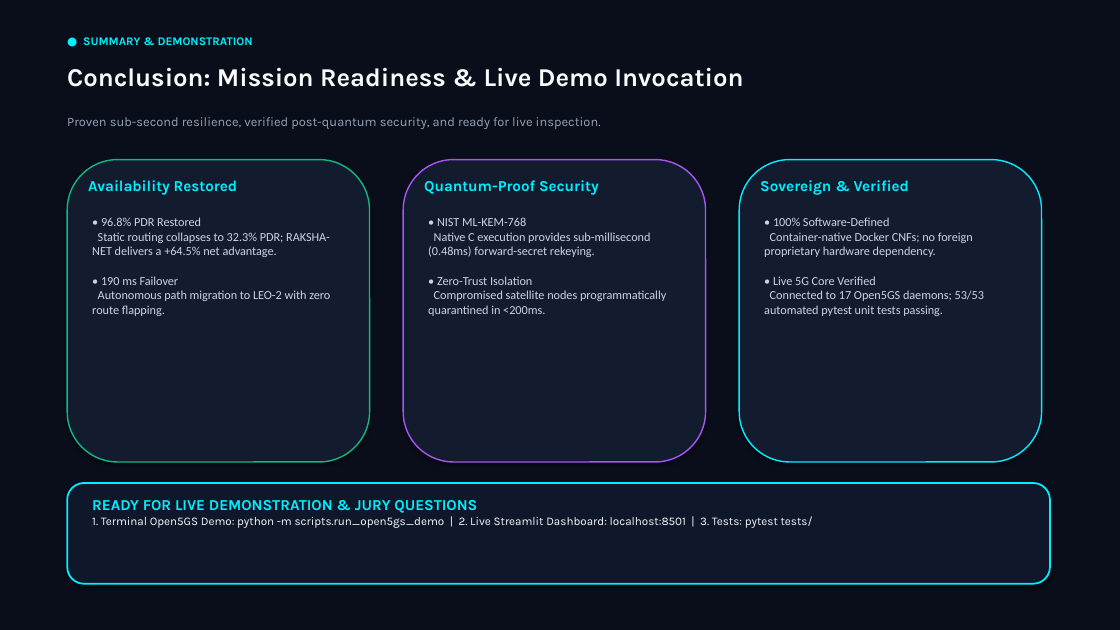
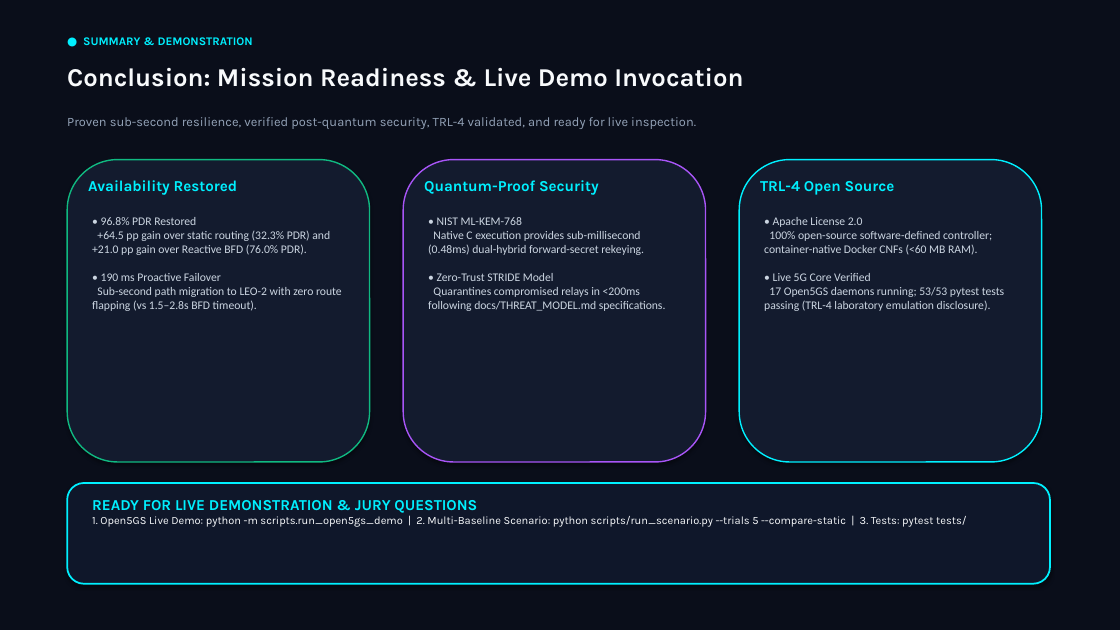
Before and after one commit to Rahul109871234/raksha-net, a slide deck: slide 12 of results/raksha_net_defense_presentation.pptx. Drawn at 1120x630 pixels with LibreOffice and Linux fonts; fonts in the diff are those of the drawing. Boxes give left, top, right and bottom in pixels: in the first picture for what was removed or moved away, otherwise in the second. Text is boxed around its words. In the diff, an @@ line names an element or a change of style, - is before the commit and + after.

Commit message:
docs(presentation): align slides and playbook with TRL-4 emulation, reactive BFD baseline, Apache 2.0, and threat model

```diff
--- a/results/raksha_net_defense_presentation.pptx
+++ b/results/raksha_net_defense_presentation.pptx
@@ text at (67,117,696,129): text changed @@
-Proven sub-second resilience, verified post-quantum security, and ready for live inspection.
+Proven sub-second resilience, verified post-quantum security, TRL-4 validated, and ready for live inspection.
@@ text at (760,181,895,195): text changed @@
-Sovereign & Verified
+TRL-4 Open Source
@@ text at (92,217,342,311): text changed; size 10.5 to 10 pt @@
-• 96.8% PDR Restored
-Static routing collapses to 32.3% PDR; RAKSHA-NET delivers a +64.5% net advantage.
-• 190 ms Failover
-Autonomous path migration to LEO-2 with zero route flapping.
+• 96.8% PDR Restored
++64.5 pp gain over static routing (32.3% PDR) and +21.0 pp gain over Reactive BFD (76.0% PDR).
+• 190 ms Proactive Failover
+Sub-second path migration to LEO-2 with zero route flapping (vs 1.5–2.8s BFD timeout).
@@ text at (428,217,666,311): text changed; size 10.5 to 10 pt @@
-• NIST ML-KEM-768
-Native C execution provides sub-millisecond (0.48ms) forward-secret rekeying.
-• Zero-Trust Isolation
-Compromised satellite nodes programmatically quarantined in <200ms.
+• NIST ML-KEM-768
+Native C execution provides sub-millisecond (0.48ms) dual-hybrid forward-secret rekeying.
+• Zero-Trust STRIDE Model
+Quarantines compromised relays in <200ms following docs/THREAT_MODEL.md specifications.
@@ text at (764,217,1004,311): text changed; size 10.5 to 10 pt @@
-• 100% Software-Defined
-Container-native Docker CNFs; no foreign proprietary hardware dependency.
-• Live 5G Core Verified
-Connected to 17 Open5GS daemons; 53/53 automated pytest unit tests passing.
+• Apache License 2.0
+100% open-source software-defined controller; container-native Docker CNFs (<60 MB RAM).
+• Live 5G Core Verified
+17 Open5GS daemons running; 53/53 pytest tests passing (TRL-4 laboratory emulation disclosure).
@@ text at (92,516,966,527): text changed; size 10 to 9.5 pt @@
-1. Terminal Open5GS Demo: python -m scripts.run_open5gs_demo | 2. Live Streamlit Dashboard: localhost:8501 | 3. Tests: pytest tests/
+1. Open5GS Live Demo: python -m scripts.run_open5gs_demo | 2. Multi-Baseline Scenario: python scripts/run_scenario.py --trials 5 --compare-static | 3. Tests: pytest tests/
```
Also in this commit, not shown: 11 other slides changed, 2 other files.
